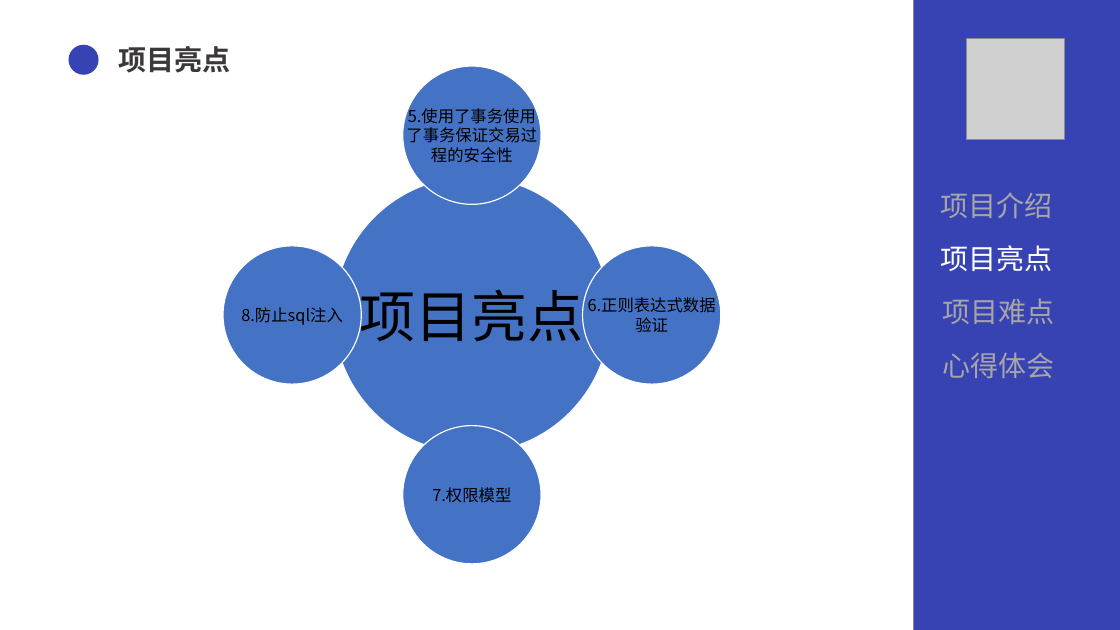
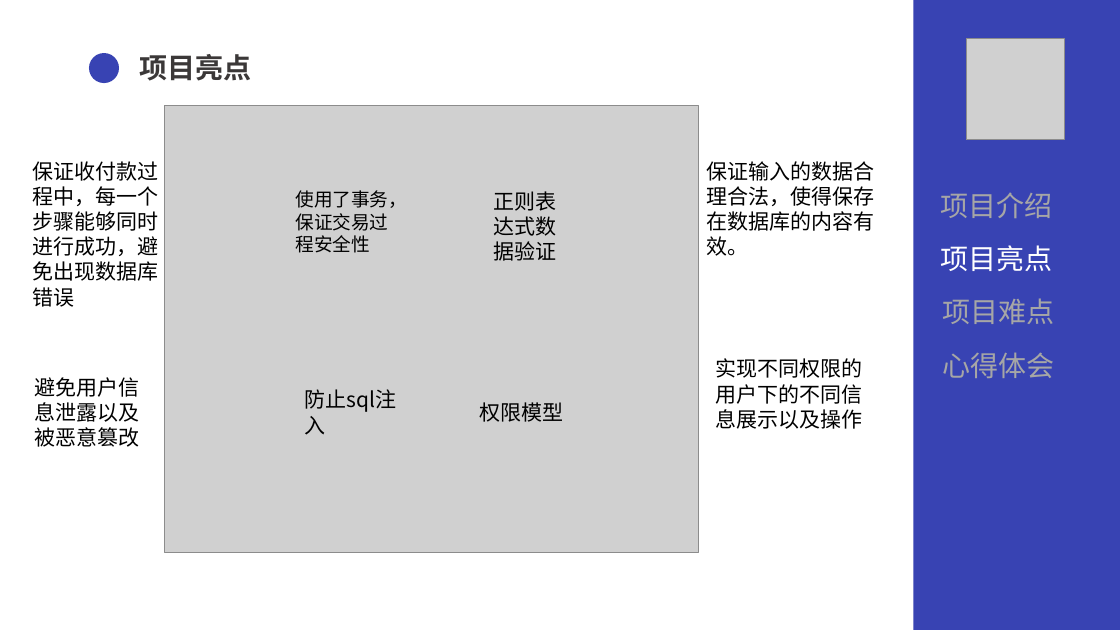
Before and after one commit to lnym123/QG_final, a slide deck: slide 11 of 文档/QG汇报.pptx (slide 10 before the commit). Drawn at 1120x630 pixels with LibreOffice and Linux fonts; fonts in the diff are those of the drawing; grey boxes stand for pictures. Boxes give left, top, right and bottom in pixels: in the first picture for what was removed or moved away, otherwise in the second. Text is boxed around its words. In the diff, an @@ line names an element or a change of style, - is before the commit and + after.

```diff
--- a/文档/QG汇报.pptx
+++ b/文档/QG汇报.pptx
@@ ellipse: place and size @@
-ellipse at [69, 45, 99, 75]
+ellipse at [89, 53, 119, 83]
@@ text "项目亮点": place and size @@
-text "项目亮点" at [119, 46, 231, 73]
+text "项目亮点" at [139, 54, 251, 81]
@@ picture added at [165, 106, 698, 552] @@
@@ text added at [32, 161, 158, 307], 18 pt, text #000000 @@
+保证收付款过程中，每一个步骤能够同时进行成功，避免出现数据库错误
@@ text added at [706, 161, 874, 256], 18 pt, text #000000 @@
+保证输入的数据合理合法，使得保存在数据库的内容有效。
@@ vertical alignment middle to top in 4 elements at [480, 402, 564, 422], [494, 191, 557, 261], [305, 389, 397, 412], [295, 190, 407, 253] @@
@@ text at [295, 190, 407, 253]: text changed; size 14 to 16 pt @@
-5.使用了事务使用了事务保证交易过程的安全性
+使用了事务，保证交易过程安全性
@@ text at [494, 191, 557, 261]: text changed; size 14 to 18 pt @@
-6.正则表达式数据验证
+正则表达式数据验证
@@ group removed at [223, 66, 721, 565]: 5 ellipses, 1 text @@
-项目亮点
@@ text added at [716, 358, 863, 429], 18 pt, text #000000 @@
+实现不同权限的用户下的不同信息展示以及操作
@@ text added at [34, 377, 139, 447], 18 pt, text #000000 @@
+避免用户信息泄露以及被恶意篡改
@@ text at [305, 389, 397, 412]: text changed; size 14 to 18 pt @@
-8.防止sql注入
+防止sql注入
@@ text at [480, 402, 564, 422]: text changed; size 14 to 18 pt @@
-7.权限模型
+权限模型
```
Also in this commit, not shown: 14 other slides changed, 2 slides added, 1 other file.
